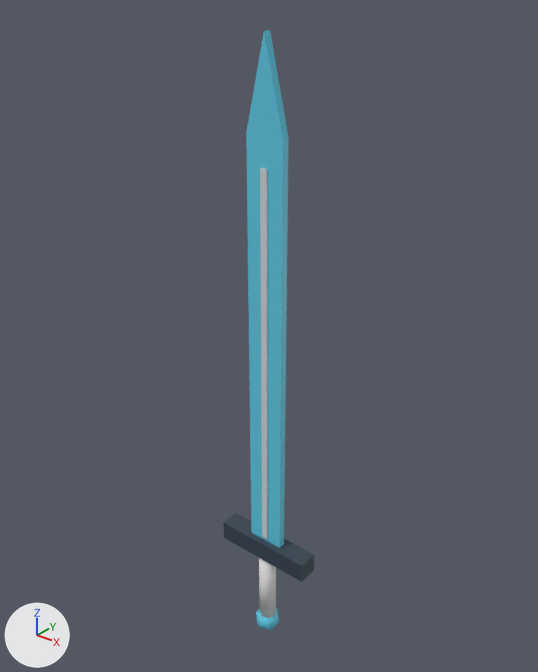
Before and after pictures for a commit that changed the glTF model assets/models/items/influx_waver.glb.
Before and after are seen from a 50 mm camera at (0.918, -1.142, 1.342) aimed at (-0.029, 0.041, 0.609). Lighting does not change. The marker at lower left points along +X, +Y and +Z. The picture after the commit comes second. Vertices at exactly the same position are counted once.

In view in the first picture: 'influx_waver_v0'.
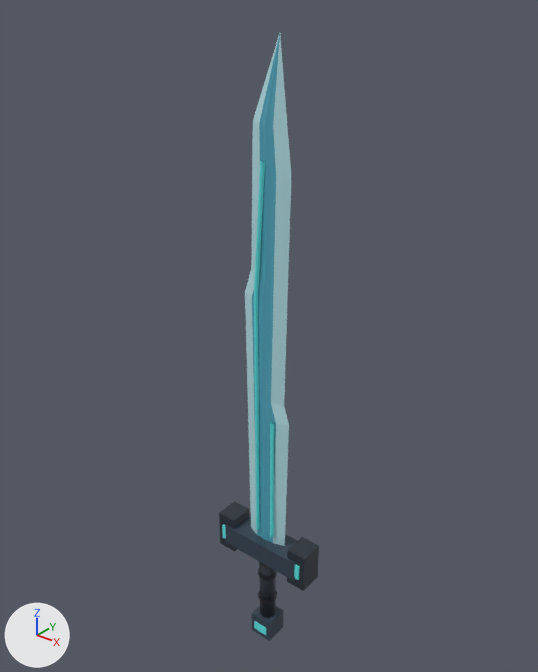
What the commit changed:
me_influx_waver_v0 is used by ob_influx_waver_v0; location (0.0, 0.0, 0.0).
me_influx_waver_v0 had 54 vertices, 88 faces and spanned x -0.126..0.126, y -0.03..0.03, z -0.235..1.25.
me_influx_waver_v0 now has 211 vertices, 334 faces and spans x -0.135..0.135, y -0.035..0.035, z -0.24..1.25.
me_influx_waver_v0 part 1: a new loose piece, an 8-sided cylinder along z spanning x -0.021..0.021, y -0.021..0.021, z -0.18..0.02, in mat_prop_dark_planks.
me_influx_waver_v0 part 2: a new loose piece, a box spanning x -0.03..0.03, y -0.03..0.03, z -0.24..-0.18, in mat_prop_iron.
me_influx_waver_v0 part 3: a new loose piece, a box spanning x -0.11..0.11, y -0.035..0.035, z 0.02..0.075, in mat_prop_iron.
me_influx_waver_v0 part 4: a new loose piece, a box spanning x -0.135..-0.085, y -0.03..0.03, z 0.0..0.1, in mat_prop_iron.
me_influx_waver_v0 part 5: a new loose piece, a box spanning x 0.085..0.135, y -0.03..0.03, z 0.0..0.1, in mat_prop_iron.
me_influx_waver_v0 part 6: a new loose piece, a box spanning x -0.02..0.02, y -0.032..0.032, z -0.225..-0.2, in mat_prop_iron_glow.
me_influx_waver_v0 part 7: a new loose piece, a box spanning x -0.122..-0.098, y -0.034..0.034, z 0.03..0.07, in mat_prop_iron_glow.
me_influx_waver_v0 part 8: a new loose piece, a box spanning x 0.098..0.122, y -0.034..0.034, z 0.03..0.07, in mat_prop_iron_glow.
me_influx_waver_v0 part 9: the loose piece of 10 vertices spanning x -0.045..0.045, y -0.009..0.009, z 0.07..1.25 is rebuilt with 85 vertices and now spans x -0.062..0.062, y -0.014..0.014, z 0.075..1.25, in mat_prop_iron.
me_influx_waver_v0 part 10: the loose piece of 8 vertices spanning x -0.008..0.008, y -0.012..0.012, z 0.08..1.0 is rebuilt with 14 vertices and now spans x -0.026..0.006, y -0.02..-0.008, z 0.1..1.015, in mat_prop_iron_glow.
me_influx_waver_v0 part 11: a new loose piece of 16 vertices spanning x -0.025..0.025, y -0.025..0.025, z -0.126..-0.114, in mat_prop_dark_planks.
me_influx_waver_v0 part 12: a new loose piece of 16 vertices spanning x -0.025..0.025, y -0.025..0.025, z -0.046..-0.034, in mat_prop_dark_planks.
me_influx_waver_v0 part 13: the loose piece of 12 vertices spanning x -0.031..0.031, y -0.03..0.03, z -0.235..-0.165 is deleted.
me_influx_waver_v0 part 14: the loose piece of 8 vertices spanning x -0.126..0.126, y -0.025..0.025, z 0.02..0.07 is deleted.
Part 15, on me_influx_waver_v0:
16 vertices are removed from x -0.022..0.022, y -0.022..0.022, z -0.18..0.02.
28 faces are deleted.
8 vertices are added at x 0.019..0.031, y -0.02..-0.008, z 0.1..0.428.
8 new faces join them, mat_prop_iron_glow.

Where the change shows, as pixel boxes [x1, y1, x2, y2] in the pictures (538 x 672 px):
'influx_waver_v0', reshaped (10% wider)
    before: [223, 30, 314, 631]
    after: [219, 33, 319, 641]
part 1 of me_influx_waver_v0, added
    after: [259, 562, 276, 618]
part 2 of me_influx_waver_v0, added (blue)
    after: [252, 606, 283, 641]
part 3 of me_influx_waver_v0, added (blue)
    after: [225, 515, 297, 581]
part 4 of me_influx_waver_v0, added
    after: [219, 501, 249, 551]
part 5 of me_influx_waver_v0, added
    after: [287, 537, 319, 591]
part 6 of me_influx_waver_v0, added
    after: [254, 621, 266, 635]
part 7 of me_influx_waver_v0, added
    after: [222, 524, 226, 539]
part 8 of me_influx_waver_v0, added
    after: [294, 564, 300, 580]
part 9 of me_influx_waver_v0, rebuilt (7% wider)
    before: [246, 30, 289, 548]
    after: [245, 33, 291, 546]
part 10 of me_influx_waver_v0, rebuilt
    before: [260, 168, 268, 539]
    after: [254, 161, 265, 530]
part 11 of me_influx_waver_v0, added
    after: [258, 591, 277, 604]
part 12 of me_influx_waver_v0, added
    after: [258, 569, 277, 580]
part 13 of me_influx_waver_v0, deleted
    before: [256, 608, 279, 631]
part 14 of me_influx_waver_v0, deleted (blue)
    before: [223, 513, 314, 582]
part 15 of me_influx_waver_v0, built on
    before: [259, 558, 276, 618]
    after: [270, 422, 274, 537]
